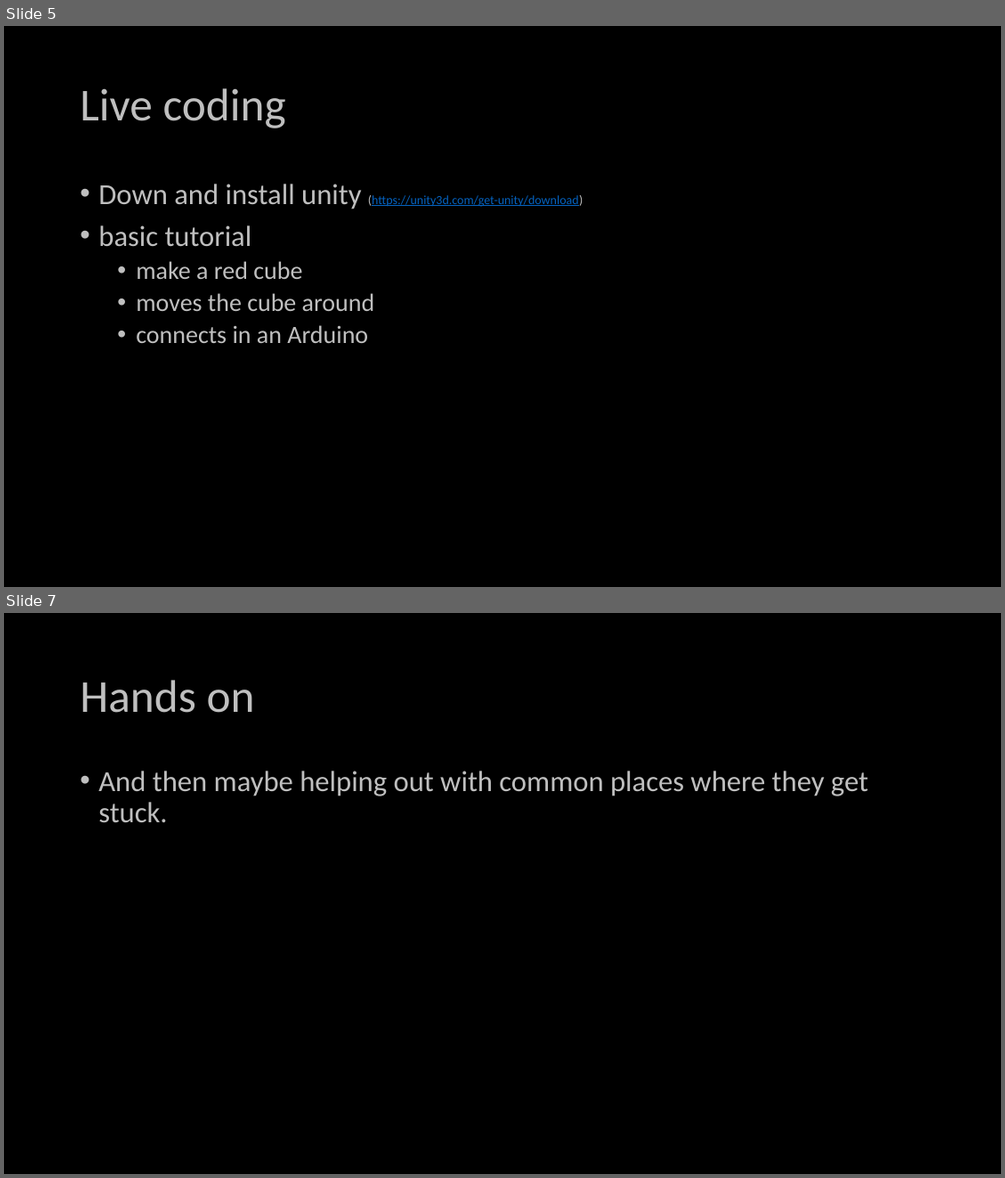
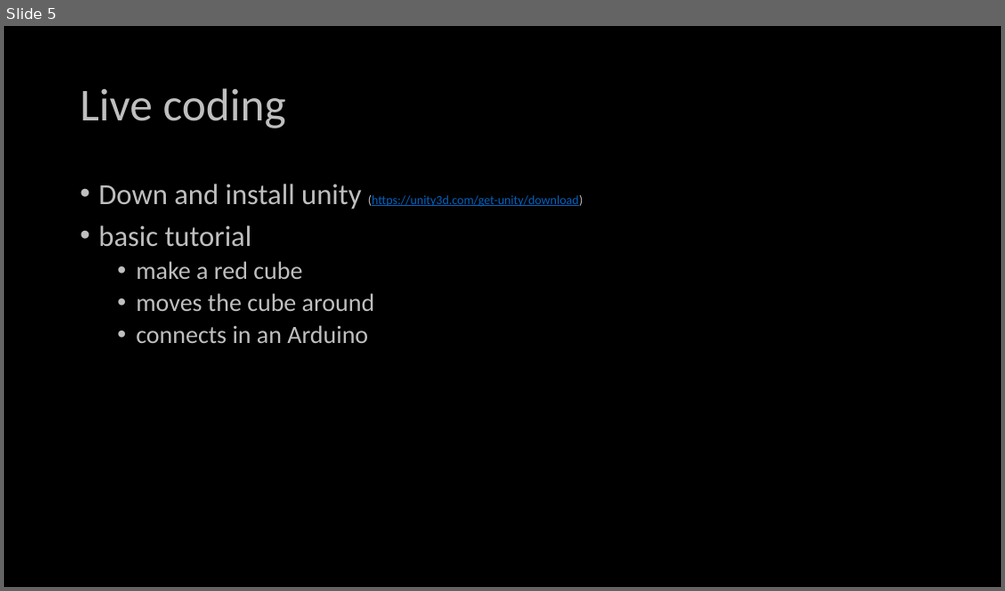
Before and after one commit to BillShiyaoZhang/DI-2019, a slide deck: unity-tutorial/unity-tutorial.pptx. Shown one above the other, each under a label of ours: slides 5 and 7 before the commit, slide 5 after it; the slides between them are not shown. The pictures are 1005x1178 and 1005x591 pixels, drawn with LibreOffice and Linux fonts; fonts in the diff are those of the drawing. Boxes give left, top, right and bottom in pixels: in the first picture for what was removed or moved away, otherwise in the second. Text is boxed around its words. In the diff, an @@ line names an element or a change of style, - is before the commit and + after.

```diff
--- a/unity-tutorial/unity-tutorial.pptx
+++ b/unity-tutorial/unity-tutorial.pptx
@@ slide 7 removed at (4, 613, 1001, 1174), background #000000 @@
@@ title removed at (80, 680, 255, 713) @@
-Hands on
@@ text removed at (98, 771, 868, 822) @@
-• And then maybe helping out with common places where they get stuck.
```
Also in this commit, not shown: 1 slide changed, 1 slide added.
